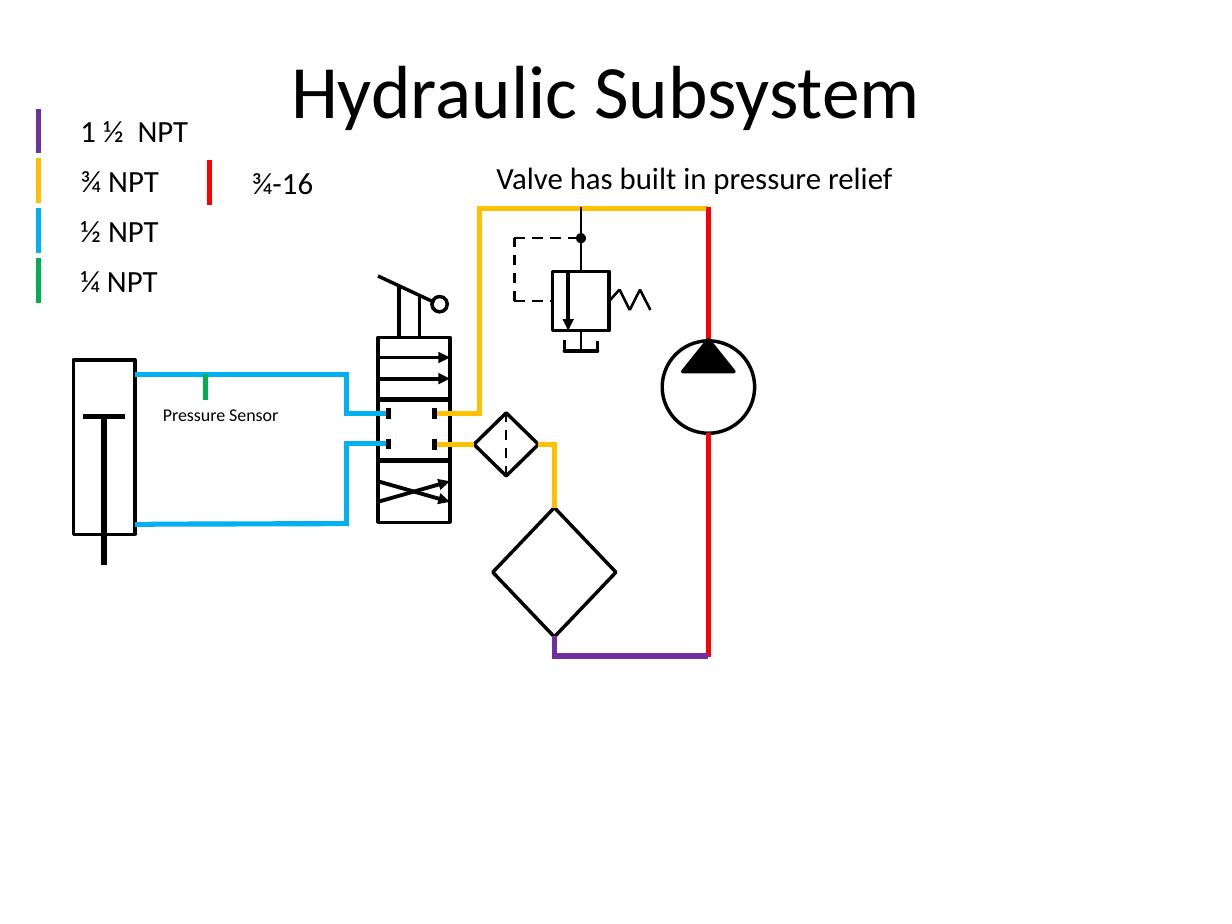
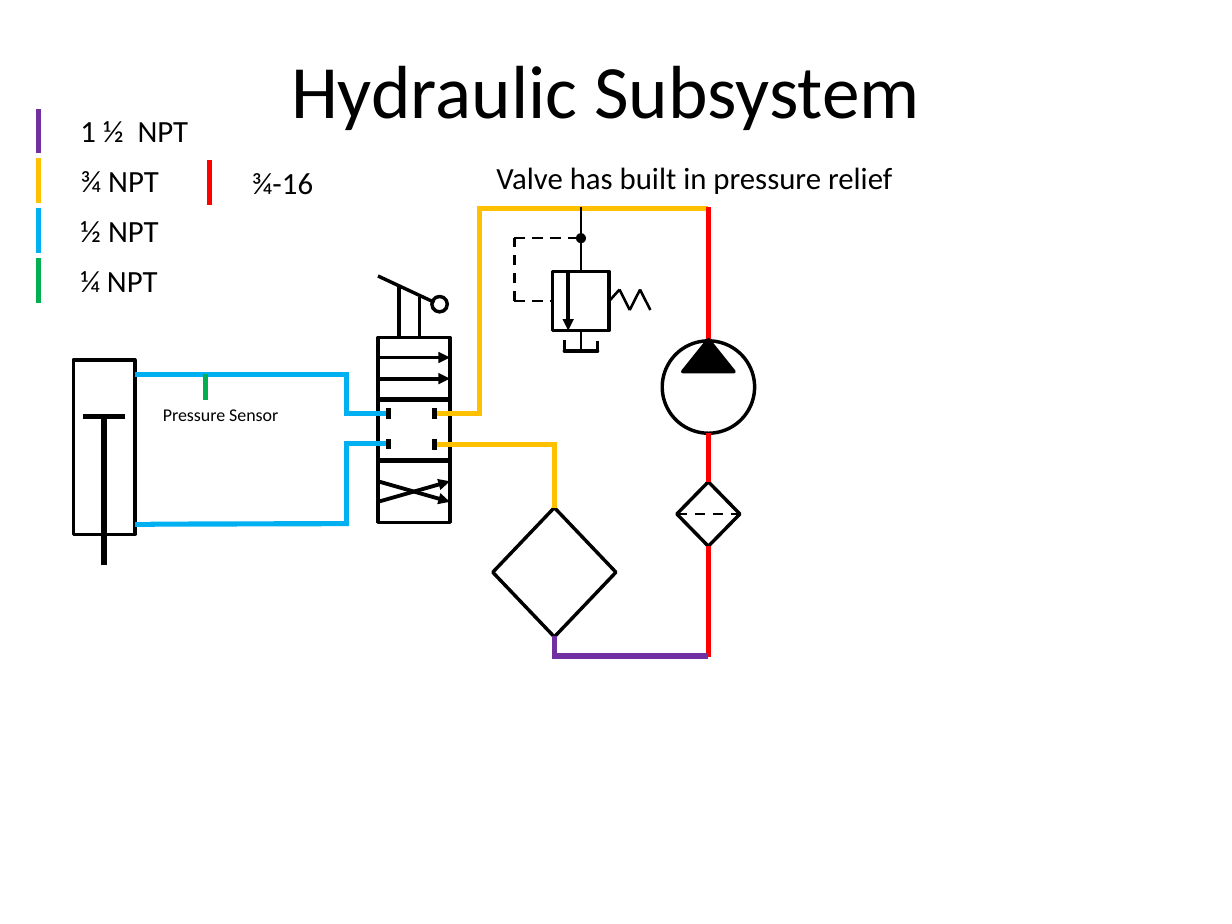
Before and after one commit to TheBengineer/Bridge-Tester, a slide deck: slide 2 of Design/Subsystems/Hydraulic.pptx. Drawn at 1232x924 pixels with LibreOffice and Linux fonts; fonts in the diff are those of the drawing. Boxes give left, top, right and bottom in pixels: in the first picture for what was removed or moved away, otherwise in the second. Text is boxed around its words. In the diff, an @@ line names an element or a change of style, - is before the commit and + after.

Commit message:
Updated BOM to have shipping Updated hydraulics to include filter

```diff
--- a/Design/Subsystems/Hydraulic.pptx
+++ b/Design/Subsystems/Hydraulic.pptx
@@ line moved from (435, 445) - (479, 445) to (435, 445) - (554, 445) @@
@@ line removed from (474, 445) to (463, 445) @@
@@ line removed from (554, 445) to (533, 445) @@
@@ line removed from (548, 445) to (538, 445) @@
@@ line added from (708, 482) to (708, 472), #FF0000 3 pt @@
@@ diamond at bbox=[676, 482, 739, 546]: rotation 270 to 0 degrees @@
@@ line moved from (506, 476) - (506, 413) to (676, 514) - (740, 514) @@
@@ line added from (708, 556) to (708, 546), #FF0000 3 pt @@
```
Also in this commit, not shown: 1 other slide changed, 1 other file.
